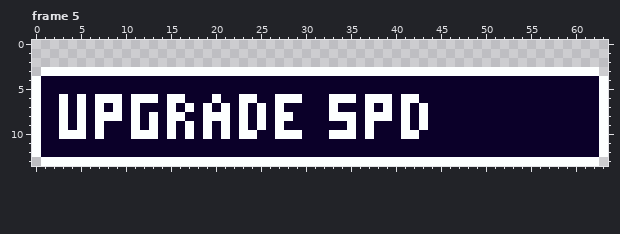
File history of a pixel-art file, assets/ui/buttons/upgrade_resource/button-upgrade-speed.aseprite. This is how it looked before the edit.
64x14 pixels, 5 frames. Shown: frame 5. The commit also changed other frames, which this record leaves out.
After:
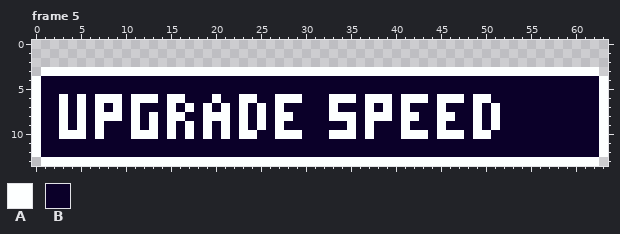
Palette (. is transparent): A #fdffff  B #0b0029
The edit:
Frame 5, layer "Layer 2":
The edit turns colour B into colour A in row 6 at x 43, 45 to 47 and 49 to 50; in row 7 at x 45, 49 and 51; in row 8 at x 42, 45 to 46, 49 and 51; in row 9 at x 45, 49 and 51; in row 10 at x 43, 45 to 47 and 49 to 50.
The edit turns colour A into colour B in rows 7 to 9 at x 43.
Pixel boxes of the changes (left, top, right, bottom) in both pictures:
changed: (410, 94, 500, 139)
